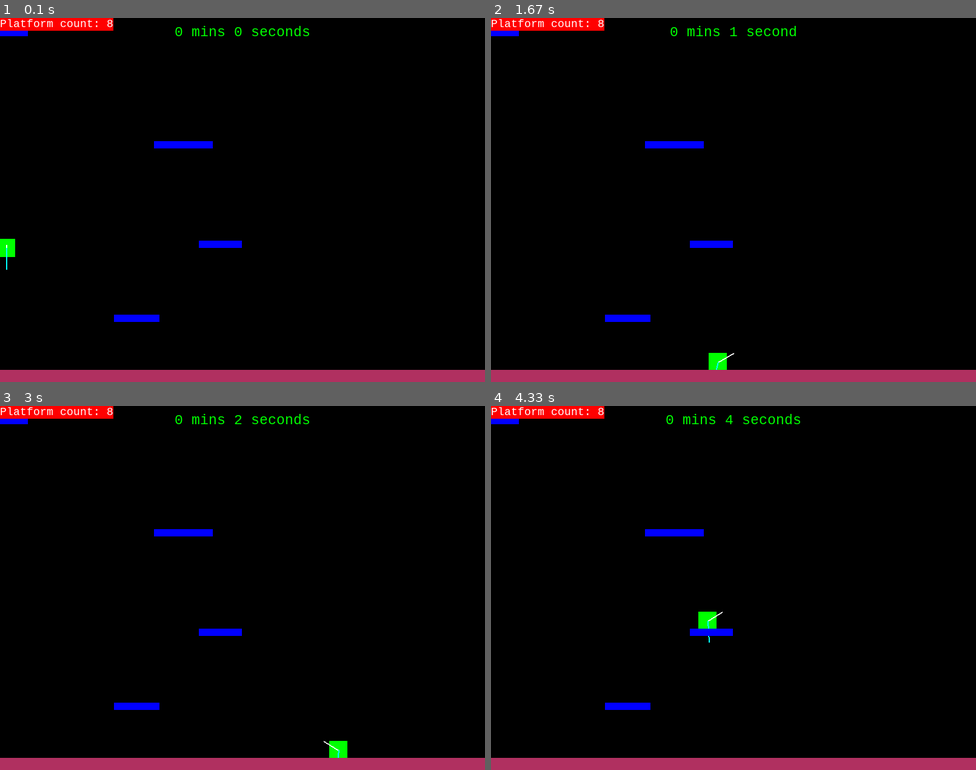
Above: before the commit, frames 1-4 (two rows, left to right).
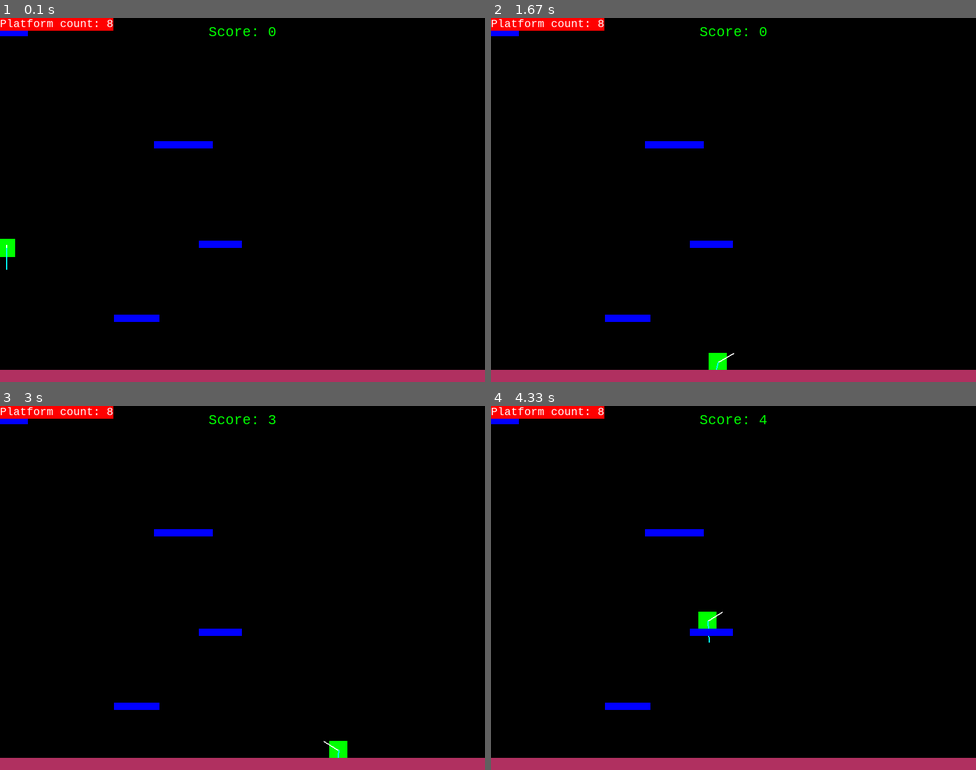
Above: after the commit, the same moments.

Repository: kgndnc/plat-jump-pygame
Game: pygame game, started from main.py
The game is run twice, just before and just after one commit, with the same random seed, the same clock (stepped at 60 frames per second) and the same inputs.
Inputs:
- Up to frame 1 (0.1 s): no input
- Up to frame 2 (1.67 s): hold Space 0.33-0.8 s; hold Right 0.33-0.8 s; tap Space at 0.83 s; hold Right 1.17-1.63 s
- Up to frame 3 (3 s): hold Up 1.67-1.97 s; hold Right 2-2.47 s; hold Left from 2.5 s (still down)
- Up to frame 4 (4.33 s): release Left at 3.03 s; hold Left 3.07-3.47 s; hold Up 3.5-3.87 s; hold Right from 3.9 s (still down)

The runs differ from the first frame. In frame 1, 0.3% of the frame differs, in the area x 36-64%, y 2-5%; in frame 2, 0.3%; in frame 3, 0.3%; in frame 4, 0.3%.

Commit message:
Add high score storing. (used file ops)

Diff:
--- a/Player.py
+++ b/Player.py
@@ -1,6 +1,11 @@
 import pygame
 
+from utils import check_hi_score
+
 pygame.font.init()
+
+# Custom Event
+PLAYER_FALL = pygame.USEREVENT + 1
 
 WIDTH, HEIGHT = 800, 600
 
@@ -24,6 +29,9 @@
         self.vel = vec(0, 0)
         self.acc = vec(0, 0)
         self.jumping = False
+
+        # score
+        self.score = 0
 
         # info rect
         text = f"Pos:{int(self.pos.x),int(self.pos.x)} Acc:{(self.acc.x).__format__('.2f'),(self.acc.y).__format__('.2f')} Vel:{(self.vel.x).__format__('.2f'),(self.vel.y).__format__('.2f')}"
@@ -69,6 +77,10 @@
         # apply the changes to the player rectangle
         self.rect.midbottom = self.pos
 
+        # set score
+        if self.vel.y < 0 and self.score < 4:
+            self.score += 0.1
+
     def jump(self, group):
         # only jump if player is in contact with a platform
         hits = pygame.sprite.spritecollide(self, group, False)
@@ -106,8 +118,11 @@
             2,
         )
 
+    def isInGame(self):
+        if self.rect.top > HEIGHT:
+            pygame.event.post(pygame.event.Event(PLAYER_FALL))
+
     def update(self, group):
-
         # limit falling speed
         if self.vel.y > 10:
             self.vel.y = 10
@@ -126,7 +141,13 @@
                     self.pos.y = hits[0].rect.top + 1
                     self.jumping = False
 
-        self.info_rect.center = (self.rect.centerx, self.rect.centery - 30)
-        text = f"Pos:{int(self.pos.x),int(self.pos.x)} Acc:{(self.acc.x).__format__('.2f'),(self.acc.y).__format__('.2f')} Vel:{(self.vel.x).__format__('.2f'),(self.vel.y).__format__('.2f')}"
+        # Check whether character's on screen
+        self.isInGame()
 
-        # self.info_surf = info_font.render(text, True, "white", "red")
+        # score
+        # if the player is going up
+        # if self.vel.y < 0:
+        #     self.score += 1
+
+        # text = f"Pos:{int(self.pos.x),int(self.pos.x)} Acc:{(self.acc.x).__format__('.2f'),(self.acc.y).__format__('.2f')} Vel:{(self.vel.x).__format__('.2f'),(self.vel.y).__format__('.2f')}"
+        # self.info_rect.center = (self.rect.centerx, self.rect.centery - 30)
--- a/main.py
+++ b/main.py
@@ -1,9 +1,15 @@
+from platform import python_branch
 import random
 import sys
+import time
 import pygame
 from pygame.locals import *
-from Player import Player
+from Player import PLAYER_FALL, Player
 import os
+
+from utils import check_hi_score, read_hi_scores
+
+# TODO: Moving Platforms
 
 
 class platform_cs(pygame.sprite.Sprite):
@@ -25,7 +31,7 @@
 pygame.init()
 pygame.font.init()
 display_surface = pygame.display.set_mode((WIDTH, HEIGHT))
-pygame.mouse.set_cursor(pygame.cursors.Cursor(SYSTEM_CURSOR_HAND))
+pygame.mouse.set_visible(False)
 pygame.display.set_caption("Game")
 
 time_font = pygame.font.SysFont("Consolas", 26)
@@ -50,51 +56,20 @@
     return time_surf, time_rect
 
 
-def draw_lines():
-    if pygame.mouse.get_focused():
-        mouse_pos = pygame.mouse.get_pos()
-        pygame.draw.aaline(display_surface, "white", (0, 0), mouse_pos)
-        pygame.draw.aaline(display_surface, "purple", (0, display_surface.get_height()), mouse_pos)
-        pygame.draw.aaline(display_surface, "yellow", (display_surface.get_width(), 0), mouse_pos)
-        pygame.draw.aaline(
-            display_surface, "pink", (display_surface.get_width(), display_surface.get_height()), mouse_pos
-        )
-
-
-# Instantiate entities
-PT1 = platform_cs()
-PT1.surf = pygame.Surface((WIDTH, 20))
-PT1.surf.fill((255, 0, 0))
-PT1.rect = PT1.surf.get_rect(center=(WIDTH / 2, HEIGHT - 10))
-
-P1 = Player()
-
-# sprite groups
-all_sprites = pygame.sprite.Group()
-all_sprites.add(P1)
-all_sprites.add(PT1)
-
-platforms = pygame.sprite.Group()
-platforms.add(PT1)
-
-clock = pygame.time.Clock()
-running = True
-
-# initial random platforms
-# for x in range(random.randint(5, 6)):
-#     pl = platform_cs(initial=True)
-#     platforms.add(pl)
-#     all_sprites.add(pl)
-
-
-# text = ""
-
-# count_surf = info_font.render(text, True, "white", "red")
-# count_rect = count_surf.get_rect()
-# count_rect.topleft = (0, 0)
-
-
-def show_count():
+def show_score(score):
+    score_surf = time_font.render(
+        f"Score: {int(score)}",
+        1,
+        "Green",
+    )
+    score_rect = score_surf.get_rect()
+
+    score_rect.midtop = (WIDTH // 2, 10)
+
+    return score_surf, score_rect
+
+
+def show_count(platforms):
     global text
     text = f"Platform count: {len(platforms)}"
     count_surf = info_font.render(text, True, "white", "red")
@@ -103,7 +78,7 @@
     display_surface.blit(count_surf, count_rect)
 
 
-def gen_rand_platforms():
+def gen_rand_platforms(platforms, all_sprites):
     # list of platforms then add
 
     platform_list = []
@@ -124,7 +99,7 @@
             p.rect.center = (random.randrange(0, WIDTH - 20), random.randrange(*y_range))
 
         else:
-            # önceki platformların en üstündekine bak
+            # get the top platform of previous platforms
             prev_plat = platforms.sprites()[-1]
 
             prev_plat.surf.fill("maroon")
@@ -141,57 +116,150 @@
     platforms.add(platform_list)
 
 
-# game loop
-while running:
-    for event in pygame.event.get():
-        if event.type == pygame.QUIT:
-            pygame.quit()
-            sys.exit()
-        if event.type == pygame.KEYDOWN:
-            if event.key == pygame.K_SPACE or event.key == pygame.K_UP:
-                P1.jump(platforms)
-        if event.type == pygame.KEYUP:
-            if event.key == pygame.K_SPACE or event.key == pygame.K_UP:
-                P1.cancel_jump()
-
-    display_surface.fill("black")
-    display_surface.blit(*show_time())
-
-    for entity in all_sprites:
-        if isinstance(entity, Player):
-            display_surface.blit(entity.surf, entity.rect)
-            # display_surface.blit(entity.info_surf, entity.info_rect)
-
-            # velocity vector
-            entity.draw_vel_vector(display_surface)
-
-            # acc vector
-            entity.draw_acc_vector(display_surface)
-        else:
-            display_surface.blit(entity.surf, entity.rect)
-
-    P1.move(platforms)
-    P1.update(platforms)
-
-    show_count()
+def start_screen(isHiScore: bool, score):
+    text = "Press 'space' to start"
+    start_text = time_font.render(text, 1, "white")
+    space_pos = 0
+
+    start_text_rect = start_text.get_rect(center=(WIDTH // 2, (HEIGHT * 2) // 3 + 50))
+
+    rect = pygame.draw.rect(display_surface, "purple", start_text_rect.inflate(120, 90), 0, 4)
+
+    hiScores = read_hi_scores()
+    x, y = WIDTH // 2, 80
+    if isHiScore:
+        score_index = hiScores.index(int(score))
+        for line_index, line in enumerate(hiScores):
+
+            color = "orange" if line_index == score_index else "purple"
+
+            hi_text = f"{line_index+1}. {line}"
+            hi_text_surf = time_font.render(hi_text, 1, color, "black")
+            hi_text_rect = hi_text_surf.get_rect(center=(x, y))
+
+            display_surface.blit(hi_text_surf, hi_text_rect)
+            y += 30
+
+        y += 50
+        text = "HI-SCORE!!!"
+        hi_text_surf = time_font.render(text, 1, "white")
+        hi_text_rect = hi_text_surf.get_rect(center=(x, y))
+        display_surface.blit(hi_text_surf, hi_text_rect)
+
+        space_pos = (start_text_rect.left, start_text_rect.top + 20)
+
+    space_pos = space_pos if not space_pos == 0 else start_text_rect.topleft
+
+    display_surface.blit(start_text, space_pos)
 
     pygame.display.update()
 
-    # ***
-    if P1.rect.top <= HEIGHT // 3:
-        P1.pos.y += abs(P1.vel.y)
-        for plat in platforms:
-            plat.rect.y += abs(P1.vel.y)
-            if plat.rect.top >= HEIGHT:
-                plat.kill()
-
-    if (len(platforms)) < 7:
-        gen_rand_platforms()
-
-    # ***
-    if len(platforms) != 7:
-        print(len(platforms))
-
-    pygame.display.set_caption(f"Game (FPS: {clock.get_fps().__format__('.2f') })")
-
-    clock.tick(60)
+    global clock
+    clock = pygame.time.Clock()
+
+    loop = True
+
+    while loop:
+
+        for event in pygame.event.get():
+            if event.type == pygame.QUIT:
+                pygame.quit()
+                sys.exit()
+            if event.type == pygame.KEYDOWN:
+                if event.key == pygame.K_SPACE:
+                    loop = False
+                    break
+
+        clock.tick(60)
+
+
+def main():
+
+    # Instantiate entities
+    PT1 = platform_cs()
+    PT1.surf = pygame.Surface((WIDTH, 20))
+    PT1.surf.fill((255, 0, 0))
+    PT1.rect = PT1.surf.get_rect(center=(WIDTH / 2, HEIGHT - 10))
+
+    P1 = Player()
+    hi_score_achieved = False
+
+    # sprite groups
+    all_sprites = pygame.sprite.Group()
+    all_sprites.add(P1)
+    all_sprites.add(PT1)
+
+    platforms = pygame.sprite.Group()
+    platforms.add(PT1)
+
+    clock = pygame.time.Clock()
+    running = True
+
+    # game loop
+    while running:
+        for event in pygame.event.get():
+            if event.type == pygame.QUIT:
+                pygame.quit()
+                sys.exit()
+            if event.type == pygame.KEYDOWN:
+                if event.key == pygame.K_SPACE or event.key == pygame.K_UP:
+                    P1.jump(platforms)
+            if event.type == pygame.KEYUP:
+                if event.key == pygame.K_SPACE or event.key == pygame.K_UP:
+                    P1.cancel_jump()
+            if event.type == PLAYER_FALL:
+                player_score = int(P1.score)
+                hi_score_achieved = check_hi_score(player_score)
+                running = False
+                break
+
+        display_surface.fill("black")
+        display_surface.blit(*show_score(P1.score))
+
+        for entity in all_sprites:
+            if isinstance(entity, Player):
+                display_surface.blit(entity.surf, entity.rect)
+                # pos, acc, vel values
+                # display_surface.blit(entity.info_surf, entity.info_rect)
+
+                # velocity vector
+                entity.draw_vel_vector(display_surface)
+
+                # acc vector
+                entity.draw_acc_vector(display_surface)
+            else:
+                display_surface.blit(entity.surf, entity.rect)
+
+        P1.move(platforms)
+        P1.update(platforms)
+
+        show_count(platforms)
+
+        pygame.display.update()
+
+        # ***
+        # Screen scroll
+        if P1.rect.top <= HEIGHT // 3:
+            P1.pos.y += abs(P1.vel.y)
+            P1.score += 0.1
+            for plat in platforms:
+                plat.rect.y += abs(P1.vel.y)
+                if plat.rect.top >= HEIGHT:
+                    plat.kill()
+
+        if (len(platforms)) < 7:
+            gen_rand_platforms(platforms, all_sprites)
+
+        # ***
+
+        pygame.display.set_caption(f"Game (FPS: {clock.get_fps().__format__('.2f') })")
+
+        if not running:
+            start_screen(hi_score_achieved, player_score)
+            main()
+
+        clock.tick(60)
+
+
+if __name__ == "__main__":
+    main()
--- /dev/null
+++ b/utils.py
@@ -0,0 +1,47 @@
+def read_hi_scores():
+    try:
+        file = open("hi_scores.txt", "r")
+        sline_text = file.readline()
+        if sline_text == "":
+            score_list = [0] * 10
+
+        elif not (sline_text.startswith("[") and sline_text.endswith("]")):
+            score_list = [0] * 10
+            write_hi_score(score_list)
+            return score_list
+        else:
+            score_list = sline_text[1:-1].split(", ")
+            score_list = [int(e) for e in score_list]
+
+        file.close()
+    except:
+        try:
+            create_file = open("hi_scores.txt", "x")
+            score_list = [0] * 10
+            create_file.close()
+        except:
+            print("Something went wrong")
+            return False
+
+    return score_list
+
+
+def check_hi_score(curr_score: int):
+    score_list = read_hi_scores()
+
+    is_hi_score = False
+
+    if curr_score > score_list[-1]:
+        is_hi_score = True
+
+    score_list.append(curr_score)
+    score_list.sort(reverse=True)
+    score_list = score_list[:10]
+
+    write_hi_score(score_list)
+
+    return is_hi_score
+
+
+def write_hi_score(score_list):
+    open("hi_scores.txt", "w").write(str(score_list))
Not shown, changed: .gitignore
